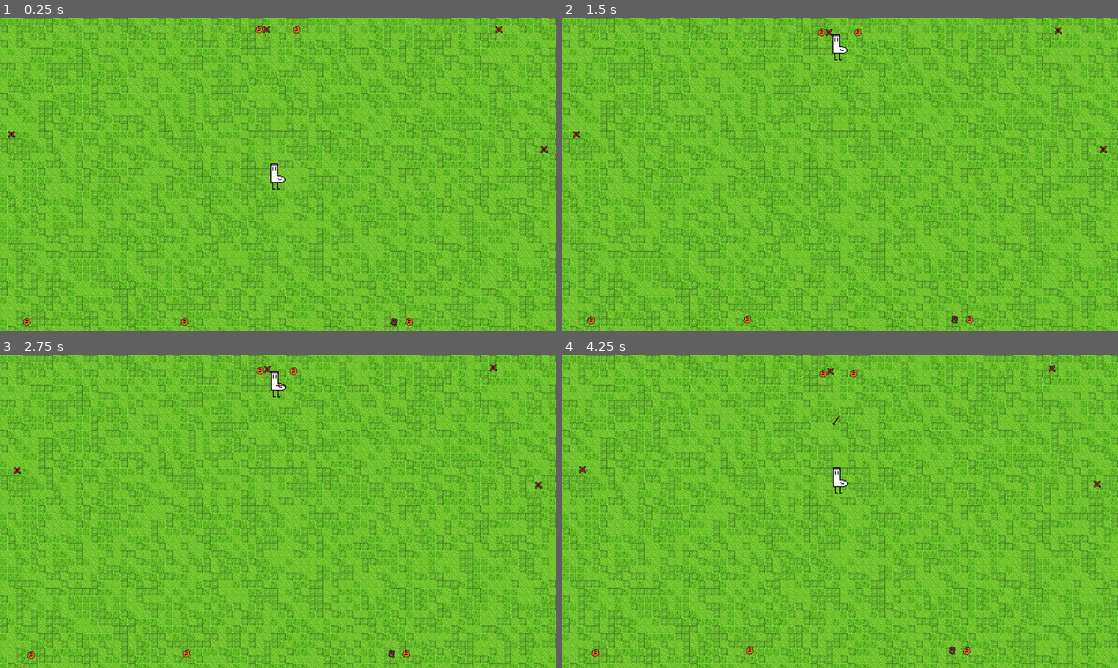
Above: before the commit, frames 1-4 (two rows, left to right).
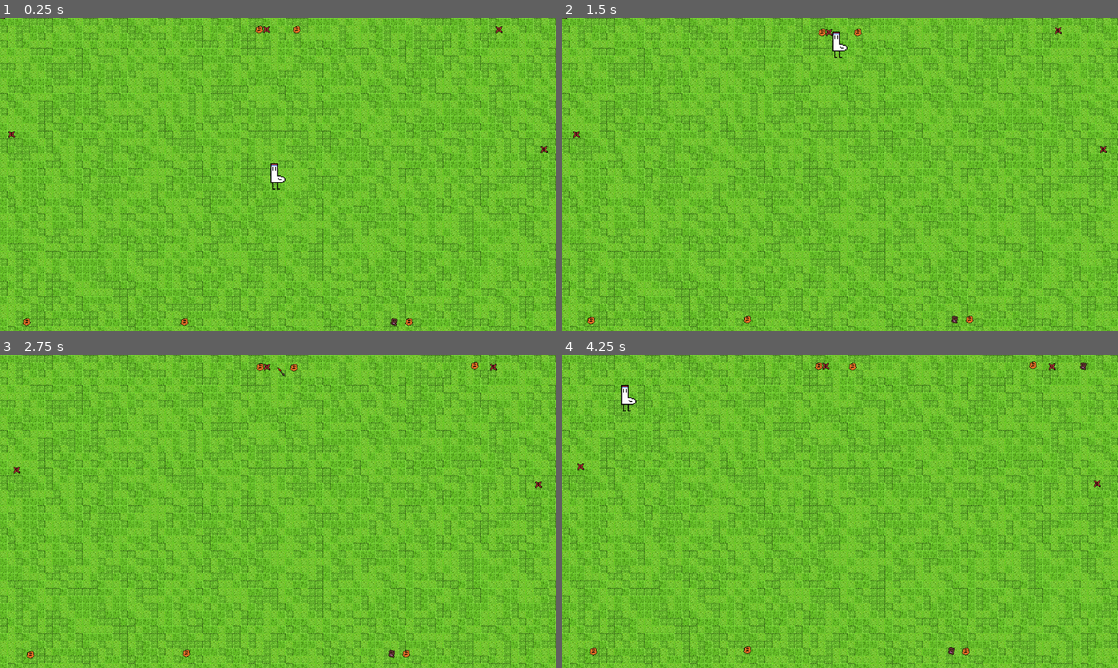
Above: after the commit, the same moments.

Repository: merlinseela/draw-a-path
Game: Godot game, scene res://main.tscn
The game is run twice, just before and just after one commit, with the same random seed, the same clock (stepped at 60 frames per second) and the same inputs.
Inputs (mouse positions are in pixels of both pictures, inside the frame that each line leads up to):
- Up to frame 1 (0.25 s): no input
- Up to frame 2 (1.5 s): move the mouse to (812, 237) at 0.52 s; hold W (move_up) from 0.53 s (still down); right-click (812, 237) at 0.6 s; move the mouse to (1006, 221) at 1.27 s; click (1006, 221) at 1.35 s
- Up to frame 3 (2.75 s): right-click (444, 558) at 1.55 s; move the mouse to (111, 464) at 2.02 s; release W (move_up) at 2.03 s; hold A (move_left) from 2.03 s (still down); right-click (111, 464) at 2.1 s
- Up to frame 4 (4.25 s): tap Enter at 2.75 s; move the mouse to (867, 511) at 2.77 s; right-click (867, 511) at 2.85 s; move the mouse to (756, 433) at 3.52 s; release A (move_left) at 3.53 s; hold S (move_down) from 3.53 s (still down); click (756, 433) at 3.6 s; right-click (756, 433) at 3.8 s

The runs differ from the first frame. In frame 1, less than 0.1% of the frame differs, in the area x 0-1%, y 0-1%; in frame 2, 0.1%; in frame 3, 0.4%; in frame 4, 0.7%, in the area x 2-97%, y 2-97%.

Commit message:
wip commit by Darma_Fox

Diff:
--- a/project.godot
+++ b/project.godot
@@ -53,6 +53,15 @@
 ]
 }
 
+[layer_names]
+
+2d_physics/layer_1="Gameworld"
+2d_physics/layer_2="Player"
+2d_physics/layer_3="PlayerArrow"
+2d_physics/layer_4="PlayerEnemy"
+2d_physics/layer_5="Arrow"
+2d_physics/layer_6="Enemy"
+
 [rendering]
 
 textures/canvas_textures/default_texture_filter=0
--- a/scenes/enemy/enemy.gd
+++ b/scenes/enemy/enemy.gd
@@ -1,5 +1,6 @@
 extends CharacterBody2D
 
+@export var health = 1
 
 const SPEED = 300.0
 
@@ -13,6 +14,12 @@
 	$CollisionEnemy1.disabled,
 	$CollisionEnemy2.disabled,
 	$CollisionEnemy3.disabled
+]
+
+@onready var enemy_area_collision = [
+	$AreaCollisionEnemy/CollisionEnemy1.disabled,
+	$AreaCollisionEnemy/CollisionEnemy2.disabled,
+	$AreaCollisionEnemy/CollisionEnemy3.disabled
 ]
 
 @onready var size_x: float
@@ -29,6 +36,7 @@
 	while tracker_loop < 3:
 		if tracker_loop != random:
 			enemy_collisions[tracker_loop] = true
+			enemy_area_collision[tracker_loop] = true
 		tracker_loop += 1
 
 func _physics_process(delta):
--- a/scenes/enemy/enemy.tscn
+++ b/scenes/enemy/enemy.tscn
@@ -1,17 +1,44 @@
-[gd_scene load_steps=2 format=3 uid="uid://cwdaco286kd5g"]
+[gd_scene load_steps=6 format=3 uid="uid://cwdaco286kd5g"]
 
 [ext_resource type="Script" path="res://scenes/enemy/enemy.gd" id="1_cmqwb"]
+[ext_resource type="Texture2D" uid="uid://e1qp37lkpeeu" path="res://scenes/enemy/stains_3.png" id="2_i4py6"]
+
+[sub_resource type="RectangleShape2D" id="RectangleShape2D_1uvfg"]
+size = Vector2(14, 14)
+
+[sub_resource type="RectangleShape2D" id="RectangleShape2D_ip01o"]
+size = Vector2(12, 14)
+
+[sub_resource type="RectangleShape2D" id="RectangleShape2D_s1q62"]
+size = Vector2(10, 12)
 
 [node name="CharacterBody2D" type="CharacterBody2D"]
+collision_layer = 32
 script = ExtResource("1_cmqwb")
 
 [node name="Sprite2D" type="Sprite2D" parent="."]
+texture = ExtResource("2_i4py6")
 
-[node name="CollisionEnemy1" type="CollisionPolygon2D" parent="."]
-polygon = PackedVector2Array(-2, -8, 5, -8, 5, -7, 6, -7, 6, -6, 7, -6, 7, 0, 8, 0, 8, 3, 7, 3, 7, 4, 6, 4, 6, 5, 5, 5, 5, 6, 4, 6, 4, 7, 1, 7, 1, 8, -2, 8, -2, 7, -4, 7, -4, 6, -6, 6, -6, 5, -7, 5, -7, 4, -8, 4, -8, 1, -7, 1, -7, -5, -6, -5, -6, -6, -3, -6, -3, -7, -2, -7)
+[node name="AreaCollisionEnemy" type="Area2D" parent="."]
+collision_layer = 32
+collision_mask = 24
 
-[node name="CollisionEnemy2" type="CollisionPolygon2D" parent="."]
-polygon = PackedVector2Array(-4, -8, 2, -8, 2, -7, 6, -7, 6, -6, 7, -6, 7, -2, 6, -2, 6, -1, 7, -1, 7, 0, 6, 0, 6, 2, 5, 2, 5, 4, 6, 4, 6, 7, 5, 7, 5, 8, 1, 8, 1, 7, -2, 7, -2, 6, -3, 6, -3, 7, -4, 7, -4, 6, -5, 6, -5, 5, -6, 5, -6, 4, -7, 4, -7, 2, -6, 2, -6, 1, -7, 1, -7, 0, -6, 0, -6, -1, -5, -1, -5, -3, -6, -3, -6, -6, -5, -6, -5, -7, -4, -7)
+[node name="CollisionEnemy1" type="CollisionShape2D" parent="AreaCollisionEnemy"]
+shape = SubResource("RectangleShape2D_1uvfg")
 
-[node name="CollisionEnemy3" type="CollisionPolygon2D" parent="."]
-polygon = PackedVector2Array(-7, -7, -7, -4, -6, -4, -6, -3, -5, -3, -5, 1, -6, 1, -6, 2, -7, 2, -7, 3, -6, 3, -6, 4, -7, 4, -7, 7, -6, 7, -6, 8, -5, 8, -5, 7, -4, 7, -4, 5, -3, 5, -3, 4, 1, 4, 1, 5, 3, 5, 3, 5, 3, 6, 4, 6, 4, 7, 7, 7, 7, 3, 6, 3, 6, 2, 4, 2, 4, 1, 3, 1, 3, 0, 4, 0, 4, -1, 5, -1, 5, -4, 6, -4, 6, -6, 7, -6, 7, -7, 3, -7, 3, -6, 2, -6, 2, -5, -3, -5, -3, -6, -4, -6, -4, -7)
+[node name="CollisionEnemy2" type="CollisionShape2D" parent="AreaCollisionEnemy"]
+shape = SubResource("RectangleShape2D_ip01o")
+
+[node name="CollisionEnemy3" type="CollisionShape2D" parent="AreaCollisionEnemy"]
+position = Vector2(0, 1)
+shape = SubResource("RectangleShape2D_s1q62")
+
+[node name="CollisionEnemy1" type="CollisionShape2D" parent="."]
+shape = SubResource("RectangleShape2D_1uvfg")
+
+[node name="CollisionEnemy2" type="CollisionShape2D" parent="."]
+shape = SubResource("RectangleShape2D_ip01o")
+
+[node name="CollisionEnemy3" type="CollisionShape2D" parent="."]
+position = Vector2(0, 1)
+shape = SubResource("RectangleShape2D_s1q62")
--- a/scenes/player/Arrow.gd
+++ b/scenes/player/Arrow.gd
@@ -1,4 +1,8 @@
 extends CharacterBody2D
+
+func _ready():
+	#global_position = get_parent().get_parent().get_parent().get_node("Player").position
+	pass
 
 func _physics_process(_delta):
 	move_and_slide()
--- a/scenes/player/Path2D.gd
+++ b/scenes/player/Path2D.gd
@@ -4,6 +4,7 @@
 
 @onready var player_node: CharacterBody2D = get_parent().get_node("Player")
 @onready var arrow_node: CharacterBody2D = get_node("PathFollow2D/Arrow")
+@onready var main_node: Node2D = get_parent().get_parent()
 
 @onready var idle_orbit_distance: int
 @onready var idle_orbit_desired_position: Vector2
@@ -21,6 +22,8 @@
 # Called when the node enters the scene tree for the first time.
 func _ready():
 	tracker_state = states.IDLE
+
+
 	idle_orbit_distance = 100
 	#arrow_node.position = player_node.position + Vector2(idle_orbit_distance,0)
 	tracker_orbit_degrees = 0
@@ -32,13 +35,12 @@
 		# Arrow orbiting
 			#tracker_orbit_degrees += 2
 			#arrow_node.position = player_node.position + Vector2(idle_orbit_distance, 0).rotated(deg_to_rad(tracker_orbit_degrees))
-
-
+		#TODO: Orbeting not perfect ...
+		#TODO: ERROR IN PATH2D cause problems.... we need to get rid of it ... but do not know how yet.--.-.--
 		# Arrow Pathing control
 			if curve.get_point_position(0) != player_node.position:
 				curve.remove_point(0)
 				curve.add_point(player_node.position, Vector2(0,0), Vector2(0,0), 0)
-				# TODO: In and Out Vectors are just 0,0 for now -> could stay like but not polished
 
 			if Input.is_action_just_pressed("mouse_click_left"):
 				_add_point_path(get_viewport().get_mouse_position())
@@ -50,6 +52,7 @@
 				tracker_points = curve.point_count
 				if tracker_points == 1:
 					tracker_state = states.IDLE
+				#TODO: SOMEONE we can kill it here -> now no detection is working anymore
 
 		states.PATHING:
 			if curve.get_point_position(tracker_points) != player_node.position:
@@ -81,9 +84,17 @@
 
 
 func _on_hitbox_area_entered(area):
+	print(area)
+	var area_parent = area.get_parent()
 	if area.name == "CrustyArrowArea":
 		if tracker_state != states.IDLE:
 			curve.clear_points()
 			$PathFollow2D.progress = 0
 			$PathFollow2D.progress_ratio = 0
 			tracker_state = states.IDLE
+
+	if area_parent.health != 0:
+		area_parent.health -= 1
+		if area_parent.health == 0:
+			area.free()
+		main_node.enemy_count -= 1
--- a/scenes/player/player.gd
+++ b/scenes/player/player.gd
@@ -1,6 +1,8 @@
 extends CharacterBody2D
 
 const SPEED = 300.0
+
+@export var health: int = 5
 
 @onready var size_x: float
 @onready var size_y: float
--- a/scenes/player/player.tscn
+++ b/scenes/player/player.tscn
@@ -6,28 +6,44 @@
 [ext_resource type="Texture2D" uid="uid://qoft8sby5cfy" path="res://scenes/player/arrow.png" id="3_wcaq5"]
 [ext_resource type="Script" path="res://scenes/player/Arrow.gd" id="4_dm4yq"]
 
-[sub_resource type="CircleShape2D" id="CircleShape2D_est3j"]
-radius = 43.0
+[sub_resource type="RectangleShape2D" id="RectangleShape2D_6lkbo"]
+size = Vector2(32, 56)
+
+[sub_resource type="CapsuleShape2D" id="CapsuleShape2D_dvjm4"]
+radius = 13.0
+height = 50.0
 
 [sub_resource type="Curve2D" id="Curve2D_phc5v"]
+
+[sub_resource type="RectangleShape2D" id="RectangleShape2D_odkt0"]
+size = Vector2(22, 4)
 
 [node name="Node2D" type="Node2D"]
 
 [node name="Player" type="CharacterBody2D" parent="."]
+collision_layer = 2
 script = ExtResource("1_njhoj")
 
 [node name="Sprite2D" type="Sprite2D" parent="Player"]
 scale = Vector2(2, 2)
 texture = ExtResource("2_au2ip")
 
+[node name="Player" type="CollisionShape2D" parent="Player"]
+position = Vector2(0, 4)
+shape = SubResource("RectangleShape2D_6lkbo")
+
 [node name="CrustyArrowArea" type="Area2D" parent="Player"]
+collision_layer = 4
+collision_mask = 16
 
 [node name="CollisionShape2D" type="CollisionShape2D" parent="Player/CrustyArrowArea"]
-position = Vector2(0, 4)
-shape = SubResource("CircleShape2D_est3j")
+position = Vector2(-1, 2)
+shape = SubResource("CapsuleShape2D_dvjm4")
 
-[node name="CollisionPolygon2D" type="CollisionPolygon2D" parent="Player"]
-polygon = PackedVector2Array(-16, -24, 0, -24, 0, 2, 6, 2, 6, 4, 12, 4, 12, 6, 14, 6, 14, 8, 16, 8, 16, 14, 14, 14, 14, 16, 10, 18, 0, 18, 0, 30, 4, 30, 4, 32, -2, 32, -2, 18, -10, 18, -10, 30, -6, 30, -6, 32, -12, 32, -12, 18, -16, 18)
+[node name="CrustyEnemyArea" type="Area2D" parent="Player"]
+
+[node name="CollisionPolygon2D" type="CollisionPolygon2D" parent="Player/CrustyEnemyArea"]
+polygon = PackedVector2Array(-14, -22, -14, 27, 12, 27, 12, 4, -2, 4, -2, -22)
 
 [node name="Path2D" type="Path2D" parent="."]
 curve = SubResource("Curve2D_phc5v")
@@ -36,16 +52,19 @@
 [node name="PathFollow2D" type="PathFollow2D" parent="Path2D"]
 
 [node name="Arrow" type="CharacterBody2D" parent="Path2D/PathFollow2D"]
+collision_layer = 0
+collision_mask = 0
 script = ExtResource("4_dm4yq")
 
-[node name="CollisionShape2D" type="CollisionShape2D" parent="Path2D/PathFollow2D/Arrow"]
-
 [node name="Sprite2D" type="Sprite2D" parent="Path2D/PathFollow2D/Arrow"]
+rotation = 0.785398
 texture = ExtResource("3_wcaq5")
 
 [node name="Hitbox" type="Area2D" parent="Path2D/PathFollow2D/Arrow"]
+collision_layer = 16
+collision_mask = 36
 
-[node name="CollisionPolygon2D" type="CollisionPolygon2D" parent="Path2D/PathFollow2D/Arrow/Hitbox"]
-polygon = PackedVector2Array(-8, 8, -6, 8, -6, 7, -5, 7, -5, 6, -3, 6, -3, 5, -2, 5, -2, 4, -1, 4, -1, 3, 0, 3, 0, 1, 1, 1, 1, 0, 2, 0, 2, -1, 3, -1, 3, -2, 4, -2, 4, -3, 5, -3, 5, -4, 6, -4, 6, -3, 7, -3, 7, -4, 8, -4, 8, -8, 4, -8, 4, -7, 3, -7, 3, -6, 4, -6, 4, -5, 3, -5, 3, -4, 2, -4, 2, -3, 1, -3, 1, -2, 0, -2, 0, -1, -1, -1, -1, 0, -3, 0, -3, 1, -4, 1, -4, 2, -5, 2, -5, 3, -6, 3, -6, 5, -7, 5, -7, 6, -8, 6)
+[node name="CollisionShape2D" type="CollisionShape2D" parent="Path2D/PathFollow2D/Arrow/Hitbox"]
+shape = SubResource("RectangleShape2D_odkt0")
 
 [connection signal="area_entered" from="Path2D/PathFollow2D/Arrow/Hitbox" to="Path2D" method="_on_hitbox_area_entered"]
Not shown: 1 places in scenes/player/player.tscn that only renumber resources
